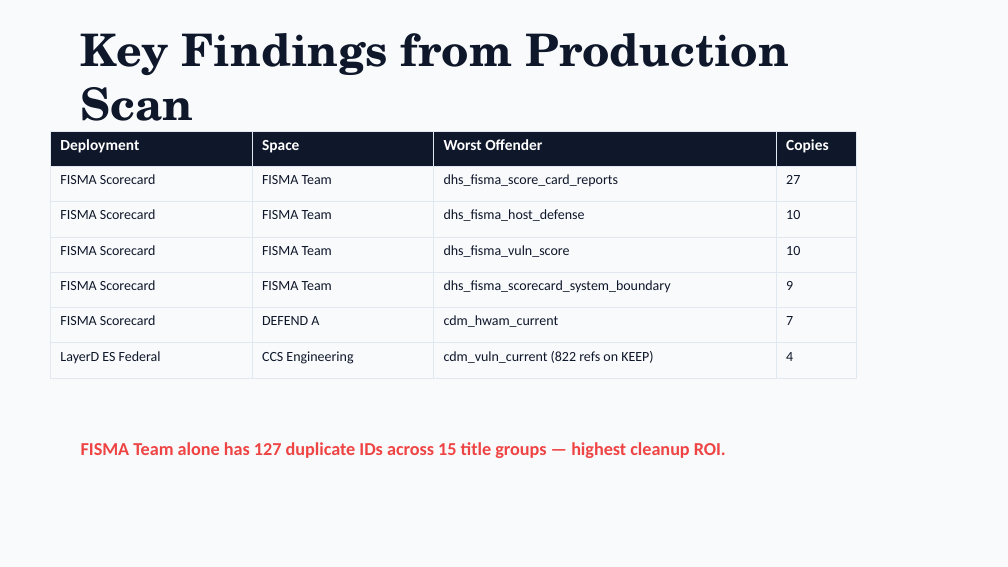
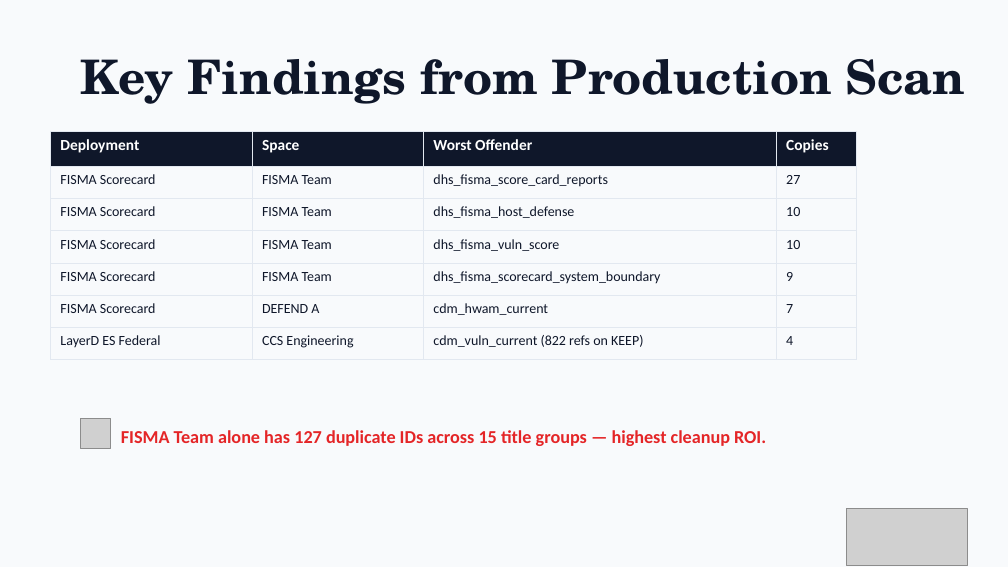
Before and after one commit to olajio/kibana-dataview-deduplicator, a slide deck: slide 9 of Duplicate_DataViews_Toolkit.pptx (slide 7 before the commit). Drawn at 1008x567 pixels with LibreOffice and Linux fonts; fonts in the diff are those of the drawing; grey boxes stand for pictures. Boxes give left, top, right and bottom in pixels: in the first picture for what was removed or moved away, otherwise in the second. Text is boxed around its words. In the diff, an @@ line names an element or a change of style, - is before the commit and + after.

```diff
--- a/Duplicate_DataViews_Toolkit.pptx
+++ b/Duplicate_DataViews_Toolkit.pptx
@@ text "Key Findings from Production Scan" at bbox=[81, 59, 965, 104]: size 32 to 34 pt @@
@@ table: place and size @@
-table at bbox=[50, 131, 857, 368]
+table at bbox=[50, 131, 857, 352]
@@ picture added at bbox=[81, 418, 111, 449] @@
@@ text "FISMA Team alone has 127 ...": place and size @@
-text "FISMA Team alone has 127 ..." at bbox=[81, 442, 726, 458]
+text "FISMA Team alone has 127 ..." at bbox=[121, 430, 766, 446]
@@ text "FISMA Team alone has 127 ..." at bbox=[121, 430, 766, 446]: text colour #EF4444 to #E42527 @@
@@ picture added at bbox=[847, 509, 968, 565] @@
```
Also in this commit, not shown: 8 other slides changed, 2 slides added, 3 other files.
